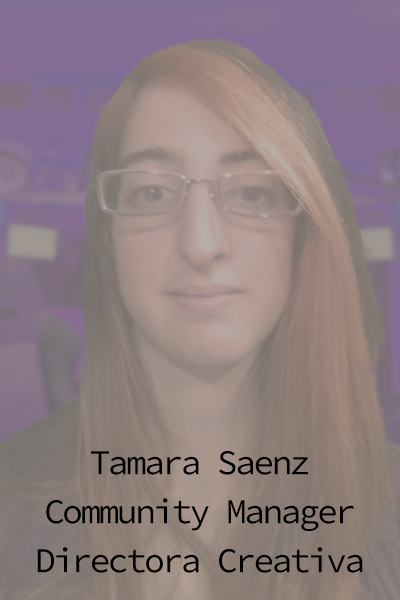
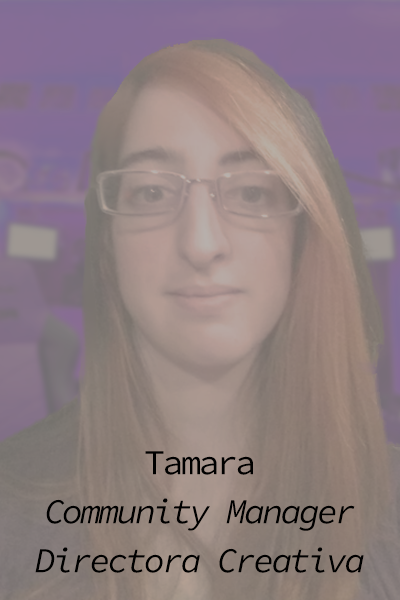
The second 400×600 image is a revision of the first. Changes to its layers:
renamed "Tamara Saenz Community Manager Directora Creativa" to "Tamara Community Manager Directora Creativa", painted on it over [35, 450, 364, 573]
